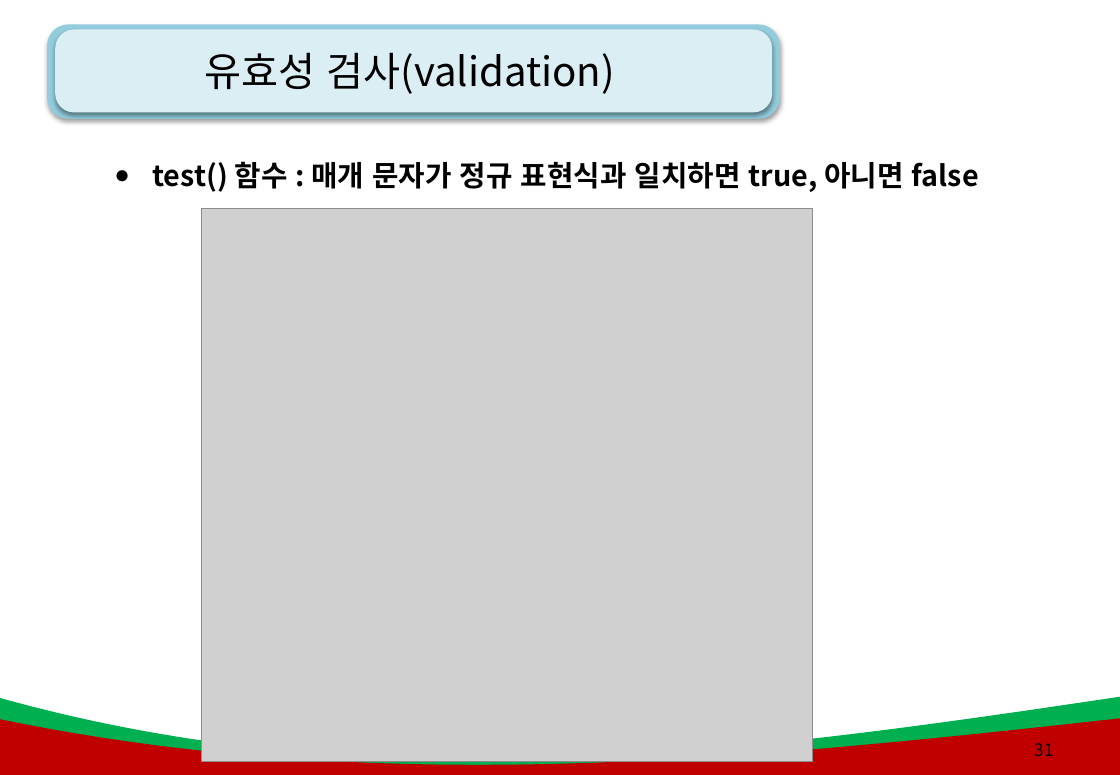
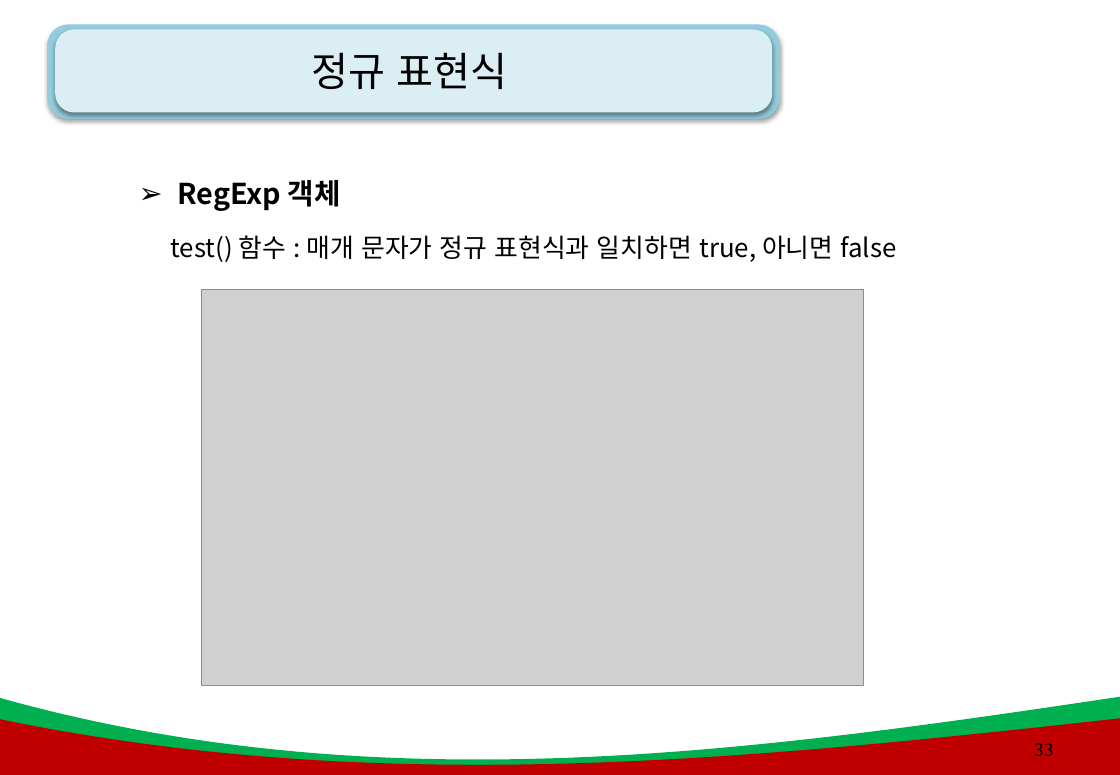
Before and after one commit to kiyongee2/green_project_web, a slide deck: slide 33 of js_ppt/8강. js_폼과 정규표현식.pptx (slide 31 before the commit). Drawn at 1120x775 pixels with LibreOffice and Linux fonts; fonts in the diff are those of the drawing; grey boxes stand for pictures; background and template pictures are left out. Boxes give left, top, right and bottom in pixels: in the first picture for what was removed or moved away, otherwise in the second. Text is boxed around its words. In the diff, an @@ line names an element or a change of style, - is before the commit and + after.

```diff
--- a/js_ppt/8강. js_폼과 정규표현식.pptx
+++ b/js_ppt/8강. js_폼과 정규표현식.pptx
@@ title at bbox=[312, 52, 508, 89]: text changed @@
-유효성 검사(validation)
+정규 표현식
@@ text added at bbox=[177, 180, 341, 211], 20 pt, text #000000, bold @@
+➢ RegExp 객체
@@ text "test() 함수 : 매개 문자가 ...": place and size @@
-text "test() 함수 : 매개 문자가 ..." at bbox=[152, 161, 979, 192]
+text "test() 함수 : 매개 문자가 ..." at bbox=[171, 235, 897, 262]
@@ text "test() 함수 : 매개 문자가 ..." at bbox=[171, 235, 897, 262]: size 20 to 18 pt, bold off; bullet ● to none @@
@@ picture: place and size @@
-picture at bbox=[202, 209, 813, 762]
+picture at bbox=[202, 291, 864, 687]
@@ page number at bbox=[1034, 743, 1053, 756]: text changed @@
-31
+33
```
Also in this commit, not shown: 1 other slide changed, 7 slides added, 23 other files.
